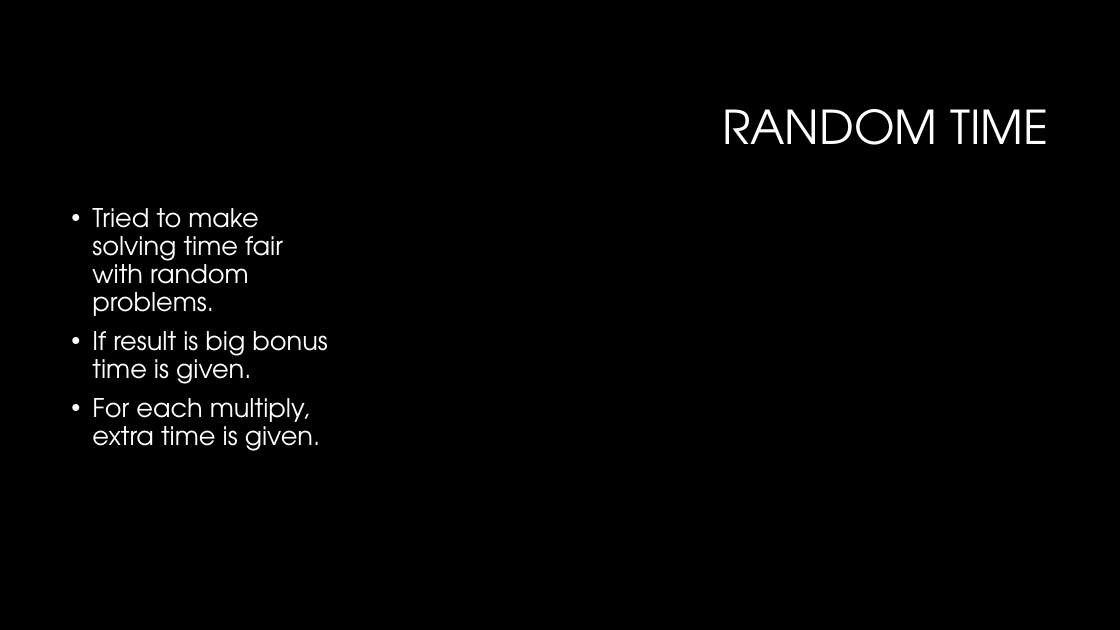
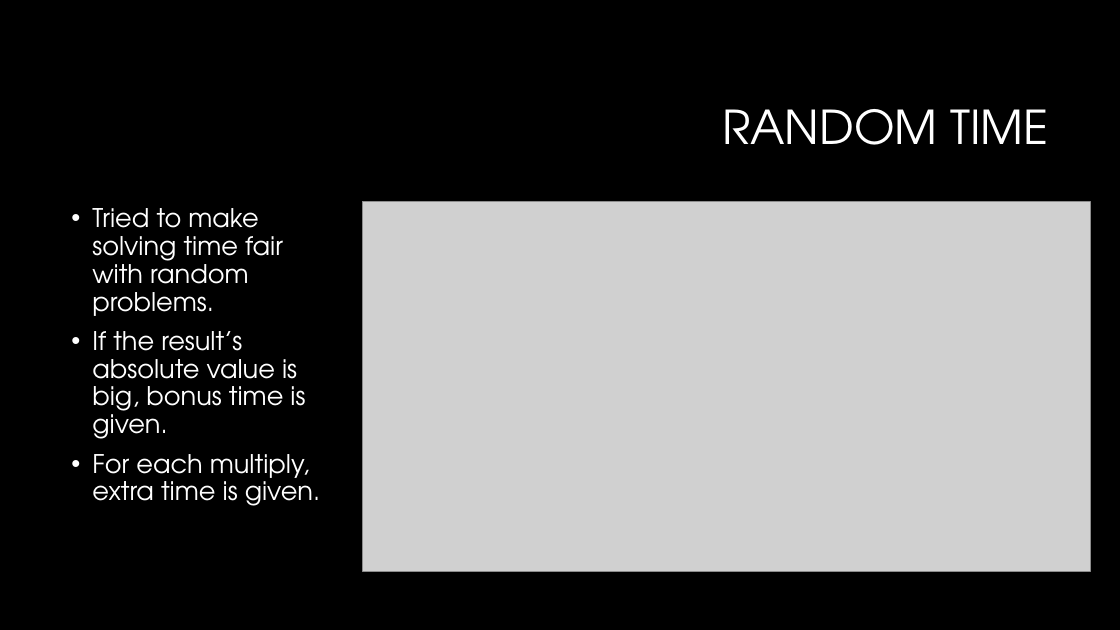
Before and after one commit to srknzl/CouponMonsterAndroid, a slide deck: slide 14 of Coupon Monster.pptx. Drawn at 1120x630 pixels with LibreOffice and Linux fonts; fonts in the diff are those of the drawing; grey boxes stand for pictures; background and template pictures are left out. Boxes give left, top, right and bottom in pixels: in the first picture for what was removed or moved away, otherwise in the second. Text is boxed around its words. In the diff, an @@ line names an element or a change of style, - is before the commit and + after.

```diff
--- a/Coupon Monster.pptx
+++ b/Coupon Monster.pptx
@@ picture added at <box>362,202,1090,571</box> @@
@@ text at <box>92,331,305,439</box>: text changed @@
-• If result is big bonus time is given.
+• If the result’s absolute value is big, bonus time is given.
```
Also in this commit, not shown: 5 other slides changed.
